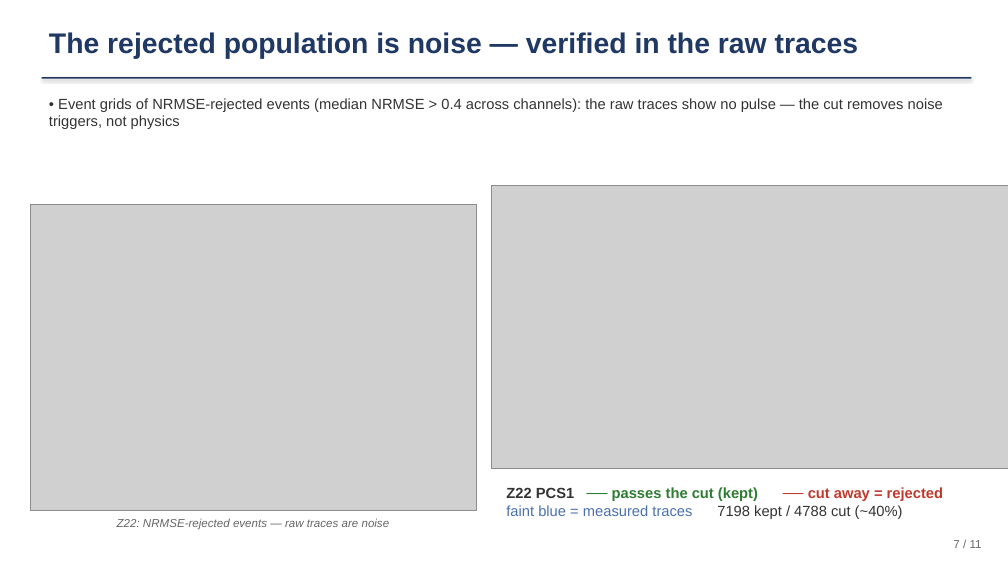
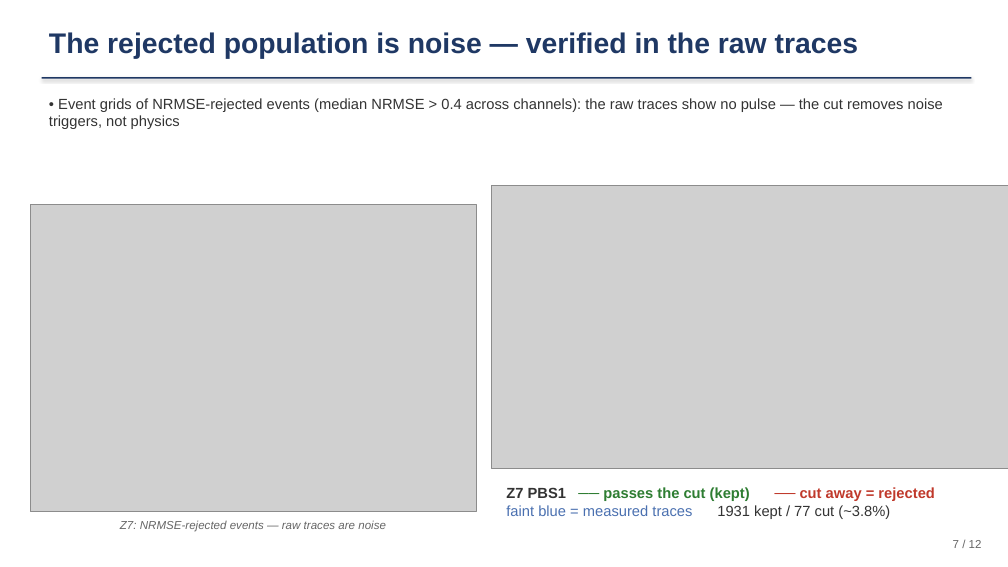
Before and after one commit to ZhihengLi0/urop, a slide deck: slide 7 of snolab/presentation/SNOLAB_R4_pulse_templates_20260715.pptx. Drawn at 1008x567 pixels with LibreOffice and Linux fonts; fonts in the diff are those of the drawing; grey boxes stand for pictures. Boxes give left, top, right and bottom in pixels: in the first picture for what was removed or moved away, otherwise in the second. Text is boxed around its words. In the diff, an @@ line names an element or a change of style, - is before the commit and + after.

```diff
--- a/snolab/presentation/SNOLAB_R4_pulse_templates_20260715.pptx
+++ b/snolab/presentation/SNOLAB_R4_pulse_templates_20260715.pptx
@@ text at [506, 487, 934, 519]: text changed @@
-Z22 PCS1 ── passes the cut (kept) ── cut away = rejected
-faint blue = measured traces 7198 kept / 4788 cut (~40%)
+Z7 PBS1 ── passes the cut (kept) ── cut away = rejected
+faint blue = measured traces 1931 kept / 77 cut (~3.8%)
@@ text at [120, 520, 386, 532]: text changed @@
-Z22: NRMSE-rejected events — raw traces are noise
+Z7: NRMSE-rejected events — raw traces are noise
@@ text at [953, 540, 982, 548]: text changed @@
-7 / 11
+7 / 12
```
Also in this commit, not shown: 9 other slides changed, 1 slide added, 9 other files.
